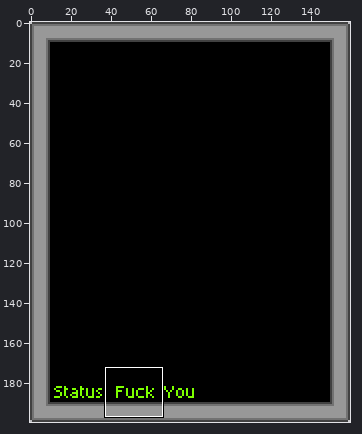
A pixel-art file gets an edit: Assets/Sprites/Menu/80sPCBackground.aseprite. The picture above shows the old version from afar; the outline marks the close-up.
Close-up. Before the edit:
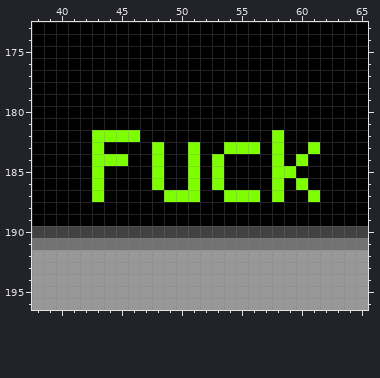
160x200 pixels, 1 frame. Shown: x 38..65, y 173..196.
New version:
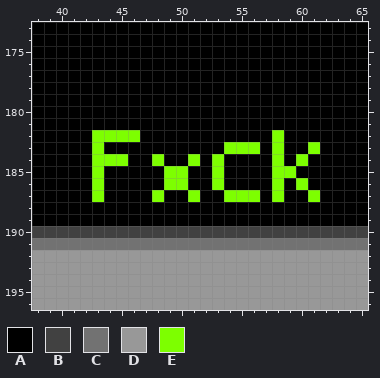
Palette (. is transparent): A #000000  B #414141  C #727272  D #989898  E #7dff00
Diff:
Colour E gives way to colour A in row 183 at x 48 and 51; in rows 185 to 186 at x 48 and 51; in row 187 at x 49 to 50.
Colour A gives way to colour E in rows 185 to 186 at x 49 to 50; in row 187 at x 48.
Boxes around the changes in both close-ups, in picture pixels (x1, y1, x2, y2):
changed: (152, 142, 200, 202)
